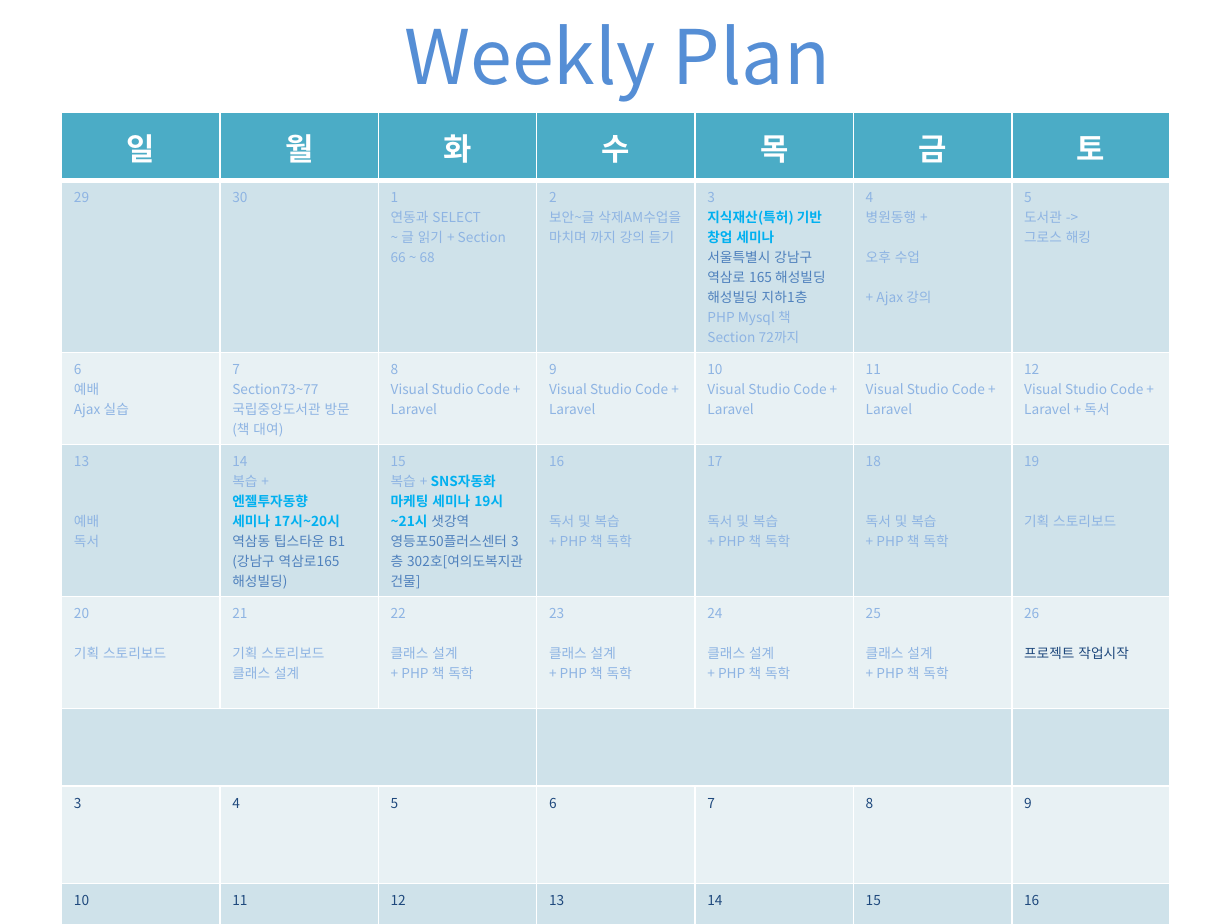
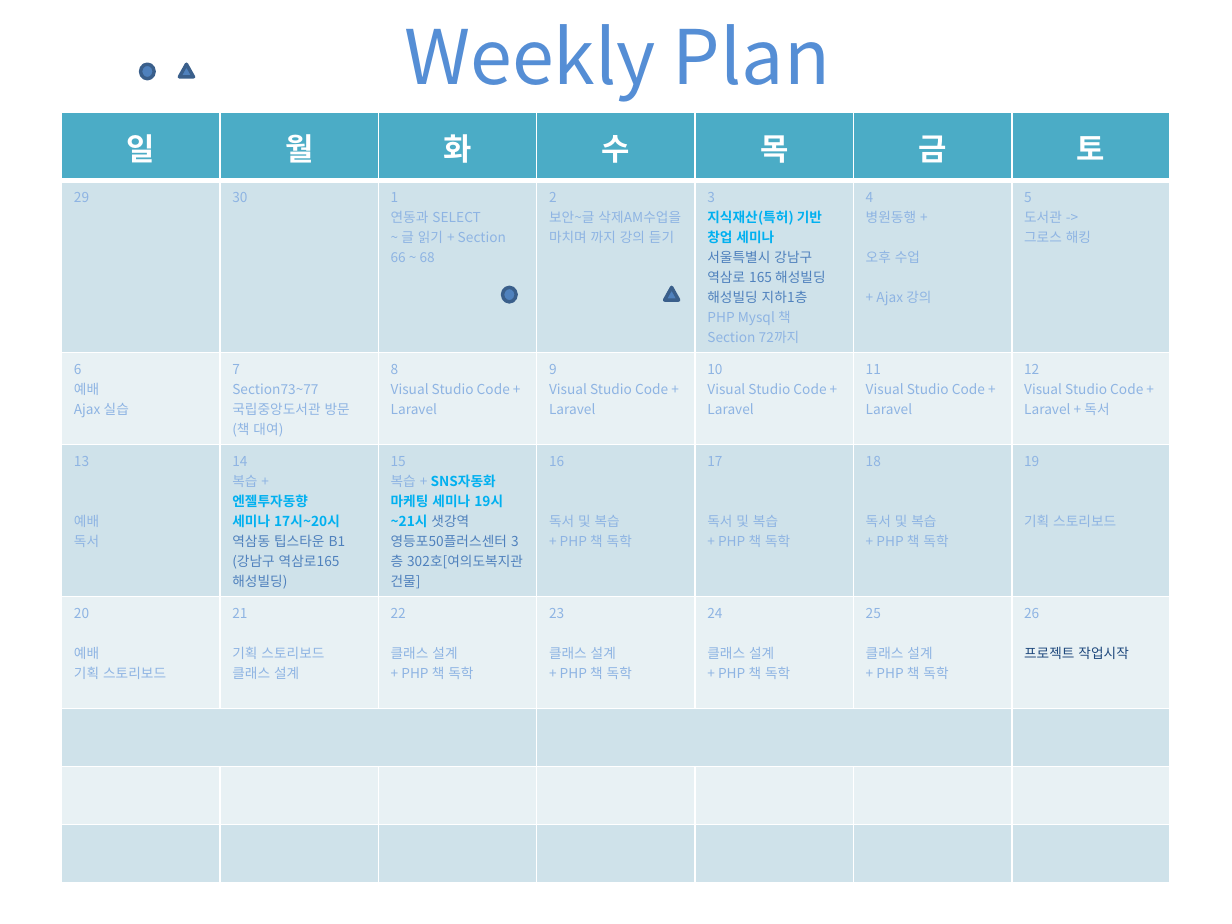
Before and after one commit to madforre/PHP-MySQL, a slide deck: slide 3 of Monthly Plan.pptx. Drawn at 1232x924 pixels with LibreOffice and Linux fonts; fonts in the diff are those of the drawing. Boxes give left, top, right and bottom in pixels: in the first picture for what was removed or moved away, otherwise in the second. Text is boxed around its words. In the diff, an @@ line names an element or a change of style, - is before the commit and + after.

```diff
--- a/Monthly Plan.pptx
+++ b/Monthly Plan.pptx
@@ ellipse added at (140,64,154,79), fill #4F81BD, outline #3A5F8C 2 pt @@
@@ flow chart extract added at (180,64,193,76), fill #4F81BD, outline #3A5F8C 2 pt @@
@@ table at (62,113,1174,802) @@
-row 5, column 1: 20 / 기획 스토리보드
+row 5, column 1: 20 / 예배 / 기획 스토리보드
-row 7: 3 | 4 | 5 | 6 | 7 | 8 | 9
+row 7:  |  |  |  |  |  | 
-row 8: 10 | 11 | 12 | 13 | 14 | 15 | 16
+row 8:  |  |  |  |  |  | 
@@ ellipse added at (503,287,516,302), fill #4F81BD, outline #3A5F8C 2 pt @@
@@ flow chart extract added at (664,287,678,299), fill #4F81BD, outline #3A5F8C 2 pt @@
```
Also in this commit, not shown: 9 other files.
